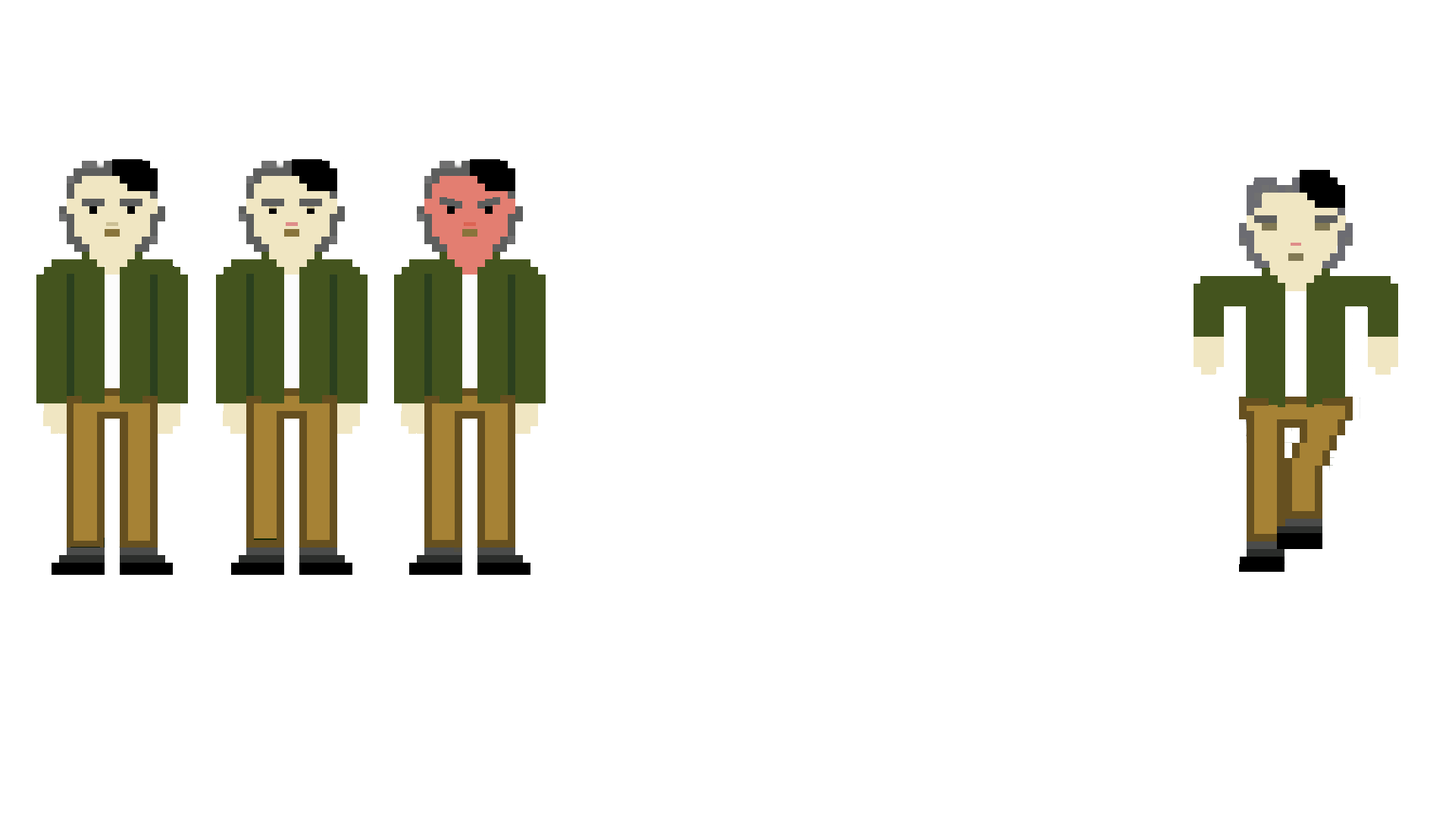
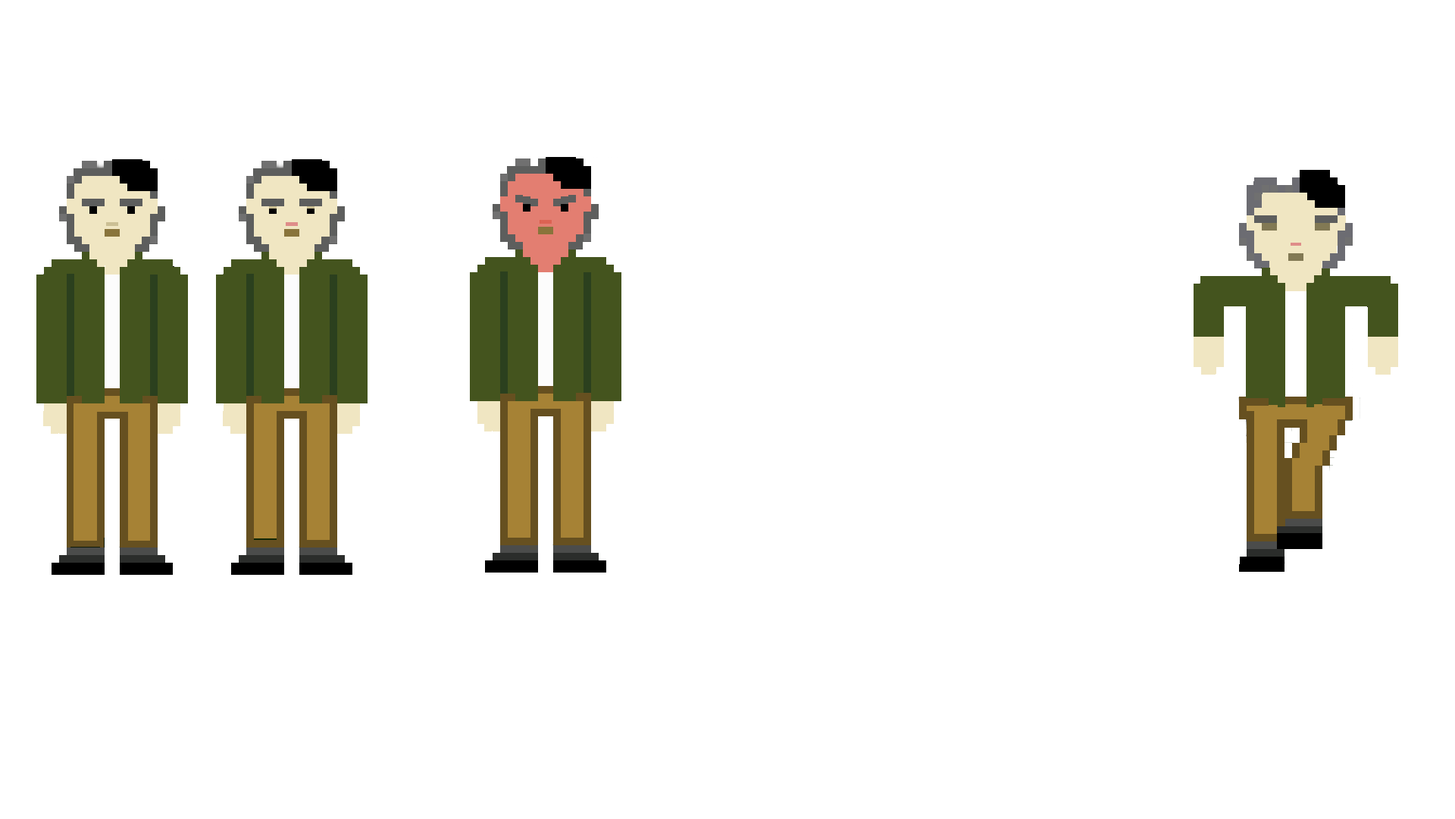
The second 1455×819 image is a revision of the first. Changes to its layers:
painted on "Calque 8" over 463, 219, 552, 226
painted on "Calque 9" over 394, 156, 622, 575
